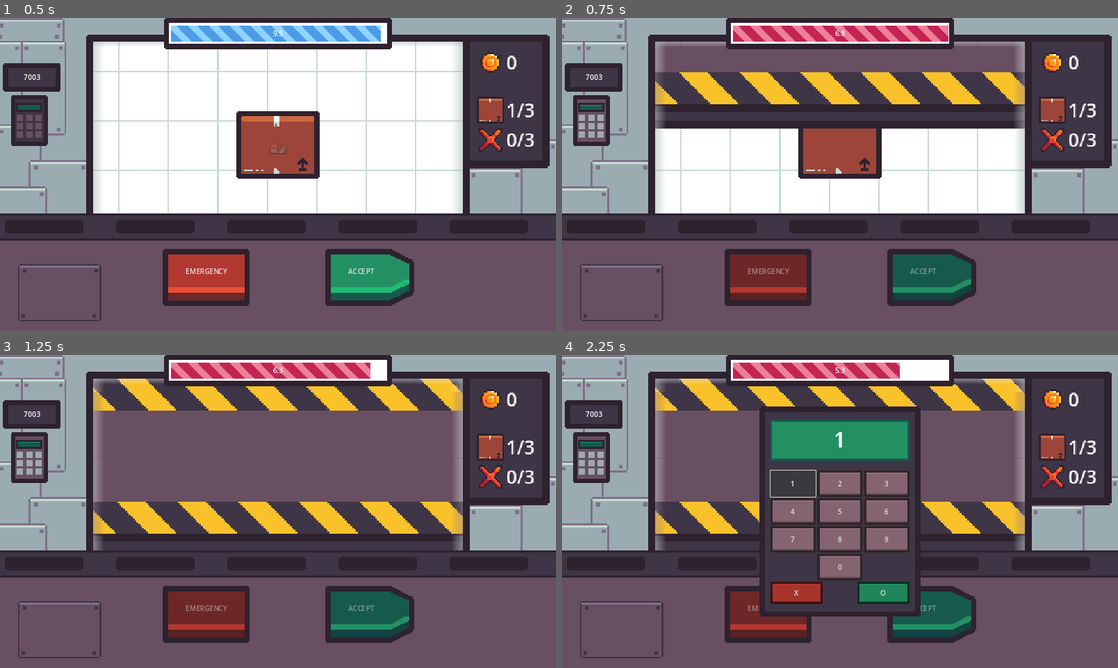
Above: before the commit, frames 1-4 (two rows, left to right).
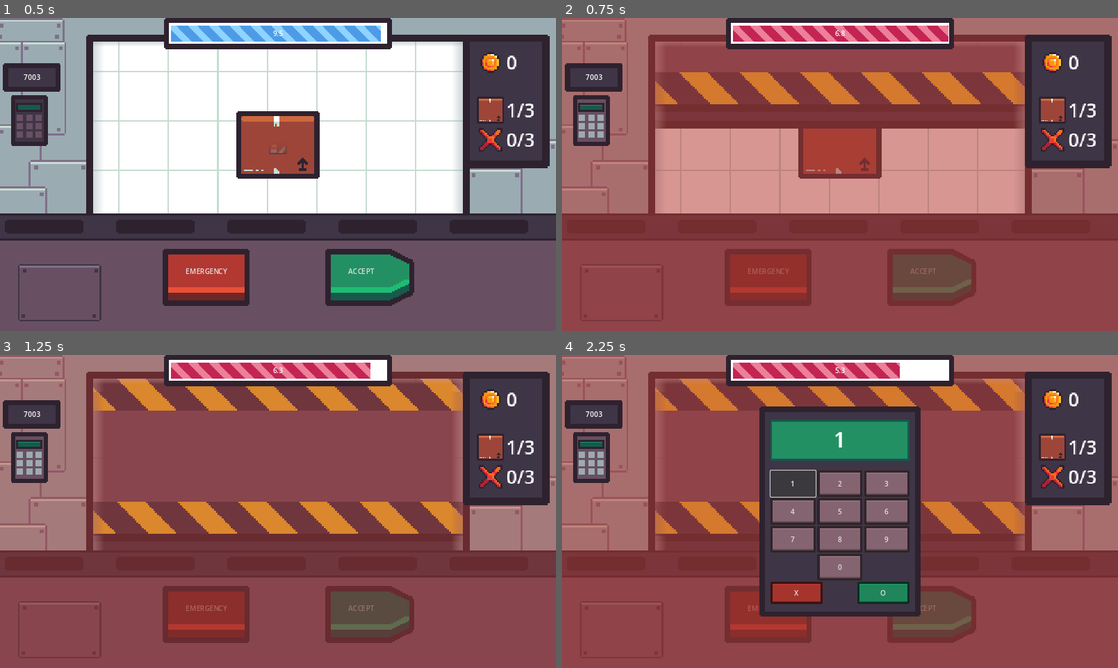
Above: after the commit, the same moments.

Repository: FixelDev/inside-out-inc
Game: Godot game, scene res://scenes/game/game.tscn
The game is run twice, just before and just after one commit, with the same random seed, the same clock (stepped at 60 frames per second) and the same inputs.
Inputs (mouse positions are in pixels of both pictures, inside the frame that each line leads up to):
- Up to frame 1 (0.5 s): no input
- Up to frame 2 (0.75 s): click "EMERGENCY" at 0.5 s
- Up to frame 3 (1.25 s): no input
- Up to frame 4 (2.25 s): click (589, 458) at 1.25 s; click "1" at 2 s

Frame 1 is identical in both runs. In frame 2, 85% of the frame differs, in the area x 0-100%, y 0-100%; in frame 3, 87%; in frame 4, 68%.

Commit message:
Packages can spawn alien parts based on difficulty and after certain time, added flickering red emergency light

Diff:
--- a/day/day.gd
+++ b/day/day.gd
@@ -3,6 +3,8 @@
 @export var number: int
 @export var packages_amount: int
 @export var strikes_amount: int
+@export var normal_time_left: float
+@export var emergency_time_left: float
 
 @export var package_type_odds: Dictionary = {
 	Globals.NORMAL_PACKAGE: 0.0,
--- a/day/day1.tres
+++ b/day/day1.tres
@@ -7,18 +7,20 @@
 number = 1
 packages_amount = 3
 strikes_amount = 3
+normal_time_left = 10.0
+emergency_time_left = 7.0
 package_type_odds = {
-"evil_package": 0.3,
-"normal_package": 0.7
+"evil_package": 1.0,
+"normal_package": 0.0
 }
 evil_package_odds = {
 "alien_in_package": 0.0,
-"alien_package": 0.6,
-"alien_parts_in_package": 0.4,
-"alien_parts_in_package_timer": 0.0
+"alien_package": 0.0,
+"alien_parts_in_package": 0.0,
+"alien_parts_in_package_timer": 1.0
 }
 alien_parts_difficulty_odds = {
 "alien_parts_easy": 0.0,
-"alien_parts_hard": 0.0,
+"alien_parts_hard": 1.0,
 "alien_parts_medium": 0.0
 }
--- a/entities/emergency_module/emergency_keypad_panel/emergency_keypad_panel.gd
+++ b/entities/emergency_module/emergency_keypad_panel/emergency_keypad_panel.gd
@@ -20,6 +20,7 @@
 	generate_dummy_button()
 	generate_number_button("0")
 	generate_dummy_button()
+
 
 func generate_dummy_button() -> void:
 	var number_button: Button = number_button_scene.instantiate()
@@ -68,3 +69,7 @@
 
 	else:
 		show_on_display("INCORRECT")
+
+
+func clear() -> void:
+	show_on_display("")
--- a/entities/emergency_module/emergency_module.gd
+++ b/entities/emergency_module/emergency_module.gd
@@ -1,4 +1,6 @@
 class_name EmergencyModule extends Control
+
+@onready var red_light_panel = %RedLightPanel
 
 @export var emergency_code_label: Label
 @export var emergency_keypad: EmergencyKeypad
@@ -19,7 +21,11 @@
 
 func _on_emergency_keypad_pressed():
 	emergency_keypad_panel.show()
-
+	emergency_keypad_panel.clear()
 
 func _on_game_emergency_mode_toggled(enabled):
 	emergency_keypad.disabled = !enabled
+	red_light_panel.visible = enabled
+
+	if enabled == false:
+		emergency_keypad_panel.hide()
--- a/entities/packages/box/box.tscn
+++ b/entities/packages/box/box.tscn
@@ -1,28 +1,60 @@
-[gd_scene load_steps=5 format=3 uid="uid://djfmjkuiwck6x"]
+[gd_scene load_steps=6 format=3 uid="uid://djfmjkuiwck6x"]
 
 [ext_resource type="PackedScene" uid="uid://3a33oceaqq6d" path="res://entities/packages/package.tscn" id="1_54ueh"]
+[ext_resource type="Material" uid="uid://4gnfyg7ugi1n" path="res://scenes/game/window_mask.tres" id="2_aeiya"]
 [ext_resource type="Texture2D" uid="uid://db8ohljbtabpl" path="res://entities/packages/box/graphics/box_xray1.png" id="2_guhwv"]
 [ext_resource type="Texture2D" uid="uid://epritqypi0ji" path="res://entities/packages/box/graphics/box_xray2.png" id="3_0qffl"]
 [ext_resource type="Texture2D" uid="uid://dpgjmrl5uuvo8" path="res://entities/packages/box/graphics/box.png" id="4_gpv4q"]
 
 [node name="Box" instance=ExtResource("1_54ueh")]
+material = ExtResource("2_aeiya")
 scale = Vector2(3, 3)
 x_ray_sprites = Array[Texture2D]([ExtResource("2_guhwv"), ExtResource("3_0qffl")])
 
 [node name="NormalSprite" parent="." index="0"]
+material = null
 texture = ExtResource("4_gpv4q")
 
-[node name="Marker2D" type="Marker2D" parent="AlienPartsHolder" index="0"]
-position = Vector2(-5.16667, 5.16667)
+[node name="Marker2D" type="Marker2D" parent="AlienPartsHolder/Easy" index="0"]
 
-[node name="Marker2D2" type="Marker2D" parent="AlienPartsHolder" index="1"]
-position = Vector2(6.16667, -6.16667)
+[node name="Marker2D2" type="Marker2D" parent="AlienPartsHolder/Easy" index="1"]
+position = Vector2(5.66667, -5)
 
-[node name="Marker2D3" type="Marker2D" parent="AlienPartsHolder" index="2"]
-position = Vector2(0.833333, 0)
+[node name="Marker2D3" type="Marker2D" parent="AlienPartsHolder/Easy" index="2"]
+position = Vector2(-6.66667, -7)
 
-[node name="Marker2D4" type="Marker2D" parent="AlienPartsHolder" index="3"]
-position = Vector2(-4.66667, -2.91667)
+[node name="Marker2D4" type="Marker2D" parent="AlienPartsHolder/Easy" index="3"]
+position = Vector2(0, 4.33333)
 
-[node name="Marker2D5" type="Marker2D" parent="AlienPartsHolder" index="4"]
-position = Vector2(4.41667, 3.33333)
+[node name="Marker2D5" type="Marker2D" parent="AlienPartsHolder/Medium" index="0"]
+position = Vector2(16.6667, 7.66667)
+
+[node name="Marker2D6" type="Marker2D" parent="AlienPartsHolder/Medium" index="1"]
+position = Vector2(15.6667, -12)
+
+[node name="Marker2D7" type="Marker2D" parent="AlienPartsHolder/Medium" index="2"]
+position = Vector2(-1.33333, -15.6667)
+
+[node name="Marker2D8" type="Marker2D" parent="AlienPartsHolder/Medium" index="3"]
+position = Vector2(-18.6667, -6)
+
+[node name="Marker2D9" type="Marker2D" parent="AlienPartsHolder/Medium" index="4"]
+position = Vector2(-9.66667, 11.3333)
+
+[node name="Marker2D10" type="Marker2D" parent="AlienPartsHolder/Hard" index="0"]
+position = Vector2(9.33333, 23)
+
+[node name="Marker2D11" type="Marker2D" parent="AlienPartsHolder/Hard" index="1"]
+position = Vector2(30.3333, 3.33333)
+
+[node name="Marker2D12" type="Marker2D" parent="AlienPartsHolder/Hard" index="2"]
+position = Vector2(9, -24.3333)
+
+[node name="Marker2D13" type="Marker2D" parent="AlienPartsHolder/Hard" index="3"]
+position = Vector2(-28, -23.3333)
+
+[node name="Marker2D14" type="Marker2D" parent="AlienPartsHolder/Hard" index="4"]
+position = Vector2(-29.3333, 6)
+
+[node name="Marker2D15" type="Marker2D" parent="AlienPartsHolder/Hard" index="5"]
+position = Vector2(-29.6667, 23)
--- a/entities/packages/package.gd
+++ b/entities/packages/package.gd
@@ -3,7 +3,6 @@
 @export var x_ray_sprites: Array[Texture2D]
 
 var x_ray_sprite
-var alien_parts_holder
 
 
 var package_type: String
@@ -13,17 +12,16 @@
 	self.package_type = package_type
 
 	x_ray_sprite = %XRaySprite
-	alien_parts_holder = %AlienPartsHolder
 
 	set_random_xray_sprite()
 
 	match(package_type):
 		Globals.ALIEN_IN_PACKAGE:
 			spawn_alien_inside()
-
 		Globals.ALIEN_PARTS_IN_PACKAGE:
-			spawn_alien_parts_inside()
-
+			spawn_alien_parts_inside(false)
+		Globals.ALIEN_PARTS_IN_PACKAGE_TIMER:
+			spawn_alien_parts_inside(true)
 
 func spawn_alien_inside() -> void:
 	var alien: Alien = AlienDatabase.get_random_alien_scene().instantiate()
@@ -31,9 +29,20 @@
 	alien.global_position = global_position
 
 
-func spawn_alien_parts_inside() -> void:
-	var available_spawn_points: Array[Node] = alien_parts_holder.get_children()
-	var parts_amount = randi_range(1, available_spawn_points.size())
+func spawn_alien_parts_inside(with_timer: bool) -> void:
+	var parts_holder: Node2D
+	var difficulty: String = Globals.get_dictionary_key_based_on_odds(DayManager.current_day.alien_parts_difficulty_odds)
+
+	match(difficulty):
+		Globals.ALIEN_PARTS_EASY:
+			parts_holder = %Easy
+		Globals.ALIEN_PARTS_MEDIUM:
+			parts_holder = %Medium
+		Globals.ALIEN_PARTS_HARD:
+			parts_holder = %Hard
+
+	var available_spawn_points: Array[Node] = parts_holder.get_children()
+	var parts_amount = randi_range(3, available_spawn_points.size())
 	var random_alien_part_index = AlienDatabase.get_random_alien_part_index()
 	var random_alien_part_scene = AlienDatabase.get_alien_part_scene(random_alien_part_index)
 
@@ -45,6 +54,15 @@
 		add_child(alien_part)
 		alien_part.global_position = spawn_point.global_position
 
+		if with_timer:
+			alien_part.visible = false
+			var time_to_show: float = randf_range(DayManager.current_day.normal_time_left * 0.25, DayManager.current_day.normal_time_left * 0.7)
+			var timer: SceneTreeTimer = get_tree().create_timer(time_to_show)
+			timer.timeout.connect(show_alien_part.bind(alien_part))
+
+func show_alien_part(alien_part: Node2D) -> void:
+	alien_part.visible = true
+
 
 func set_random_xray_sprite() -> void:
 	if package_type != Globals.ALIEN_IN_PACKAGE:
--- a/entities/packages/package.tscn
+++ b/entities/packages/package.tscn
@@ -17,3 +17,12 @@
 
 [node name="AlienPartsHolder" type="Node2D" parent="."]
 unique_name_in_owner = true
+
+[node name="Easy" type="Node2D" parent="AlienPartsHolder"]
+unique_name_in_owner = true
+
+[node name="Medium" type="Node2D" parent="AlienPartsHolder"]
+unique_name_in_owner = true
+
+[node name="Hard" type="Node2D" parent="AlienPartsHolder"]
+unique_name_in_owner = true
--- a/scenes/game/game.gd
+++ b/scenes/game/game.gd
@@ -13,6 +13,9 @@
 
 func _ready() -> void:
 	init_stats()
+	#var timer:SceneTreeTimer = get_tree().create_timer(1)
+	#timer.timeout.connect(spawn_package)
+
 	spawn_package()
 
 
@@ -36,13 +39,14 @@
 	toggle_buttons(true)
 	package_spawner.spawn_package()
 
-	time_left_progress_bar.start_timer(10.0, time_left_progress_bar.TimerType.NORMAL)
+	time_left_progress_bar.start_timer(DayManager.current_day.normal_time_left, time_left_progress_bar.TimerType.NORMAL)
 	Globals.packages_current_count += 1
+
 
 func _on_emergency_button_pressed():
 	toggle_buttons(false)
 	emergency_mode_toggled.emit(true)
-	time_left_progress_bar.start_timer(7.0, time_left_progress_bar.TimerType.EMERGENCY)
+	time_left_progress_bar.start_timer(DayManager.current_day.emergency_time_left, time_left_progress_bar.TimerType.EMERGENCY)
 
 
 func _on_accept_button_pressed():
--- a/scenes/game/game.tscn
+++ b/scenes/game/game.tscn
@@ -111,6 +111,47 @@
 
 [sub_resource type="StyleBoxEmpty" id="StyleBoxEmpty_0wsyv"]
 
+[sub_resource type="StyleBoxFlat" id="StyleBoxFlat_n3ixk"]
+bg_color = Color(0.701961, 0.219608, 0.192157, 1)
+
+[sub_resource type="Animation" id="Animation_l25tp"]
+resource_name = "show"
+length = 0.8
+loop_mode = 1
+tracks/0/type = "value"
+tracks/0/imported = false
+tracks/0/enabled = true
+tracks/0/path = NodePath(".:modulate")
+tracks/0/interp = 1
+tracks/0/loop_wrap = true
+tracks/0/keys = {
+"times": PackedFloat32Array(0, 0.4, 0.5, 0.770015),
+"transitions": PackedFloat32Array(1, 1, 1, 1),
+"update": 0,
+"values": [Color(1, 1, 1, 0.329412), Color(1, 1, 1, 0.329412), Color(1, 1, 1, 0.529412), Color(1, 1, 1, 0.529412)]
+}
+
+[sub_resource type="Animation" id="Animation_a5nyr"]
+length = 0.001
+tracks/0/type = "value"
+tracks/0/imported = false
+tracks/0/enabled = true
+tracks/0/path = NodePath(".:modulate")
+tracks/0/interp = 1
+tracks/0/loop_wrap = true
+tracks/0/keys = {
+"times": PackedFloat32Array(0),
+"transitions": PackedFloat32Array(1),
+"update": 0,
+"values": [Color(1, 1, 1, 0.329412)]
+}
+
+[sub_resource type="AnimationLibrary" id="AnimationLibrary_en8rw"]
+_data = {
+"RESET": SubResource("Animation_a5nyr"),
+"show": SubResource("Animation_l25tp")
+}
+
 [sub_resource type="StyleBoxTexture" id="StyleBoxTexture_85yi6"]
 texture = ExtResource("13_1o150")
 texture_margin_left = 14.0
@@ -300,6 +341,24 @@
 patch_margin_top = 5
 patch_margin_right = 5
 patch_margin_bottom = 4
+
+[node name="RedLightPanel" type="Panel" parent="UI"]
+unique_name_in_owner = true
+visible = false
+modulate = Color(1, 1, 1, 0.329412)
+anchors_preset = 15
+anchor_right = 1.0
+anchor_bottom = 1.0
+grow_horizontal = 2
+grow_vertical = 2
+mouse_filter = 2
+theme_override_styles/panel = SubResource("StyleBoxFlat_n3ixk")
+
+[node name="AnimationPlayer" type="AnimationPlayer" parent="UI/RedLightPanel"]
+libraries = {
+"": SubResource("AnimationLibrary_en8rw")
+}
+autoplay = "show"
 
 [node name="EmergencyModule" type="Control" parent="UI" node_paths=PackedStringArray("emergency_code_label", "emergency_keypad", "emergency_keypad_panel")]
 layout_mode = 3
--- a/scenes/game/package_spawner.gd
+++ b/scenes/game/package_spawner.gd
@@ -16,8 +16,8 @@
 		package_scene = packages_scenes.pick_random()
 
 	current_package = package_scene.instantiate()
+	package_spawn_point.add_child(current_package)
 	current_package.init_package(package_type)
-	package_spawn_point.add_child(current_package)
 	current_package.global_position = package_spawn_point.global_position
 
 
Not shown: 1 places in scenes/game/game.tscn that only renumber resources
